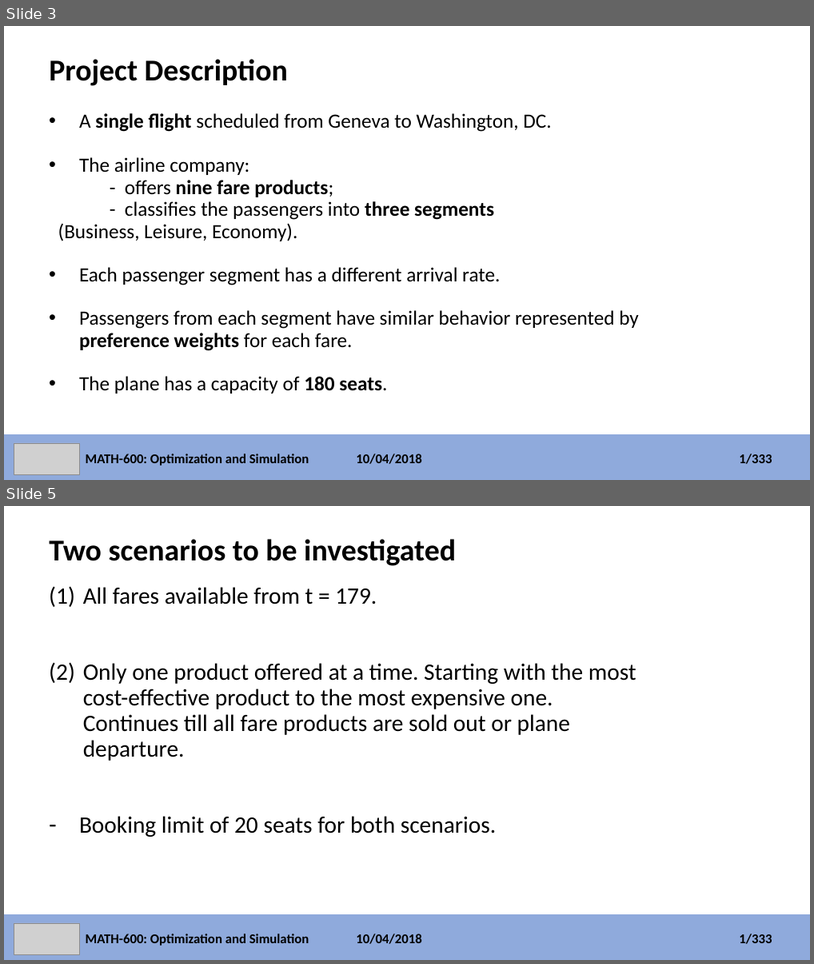
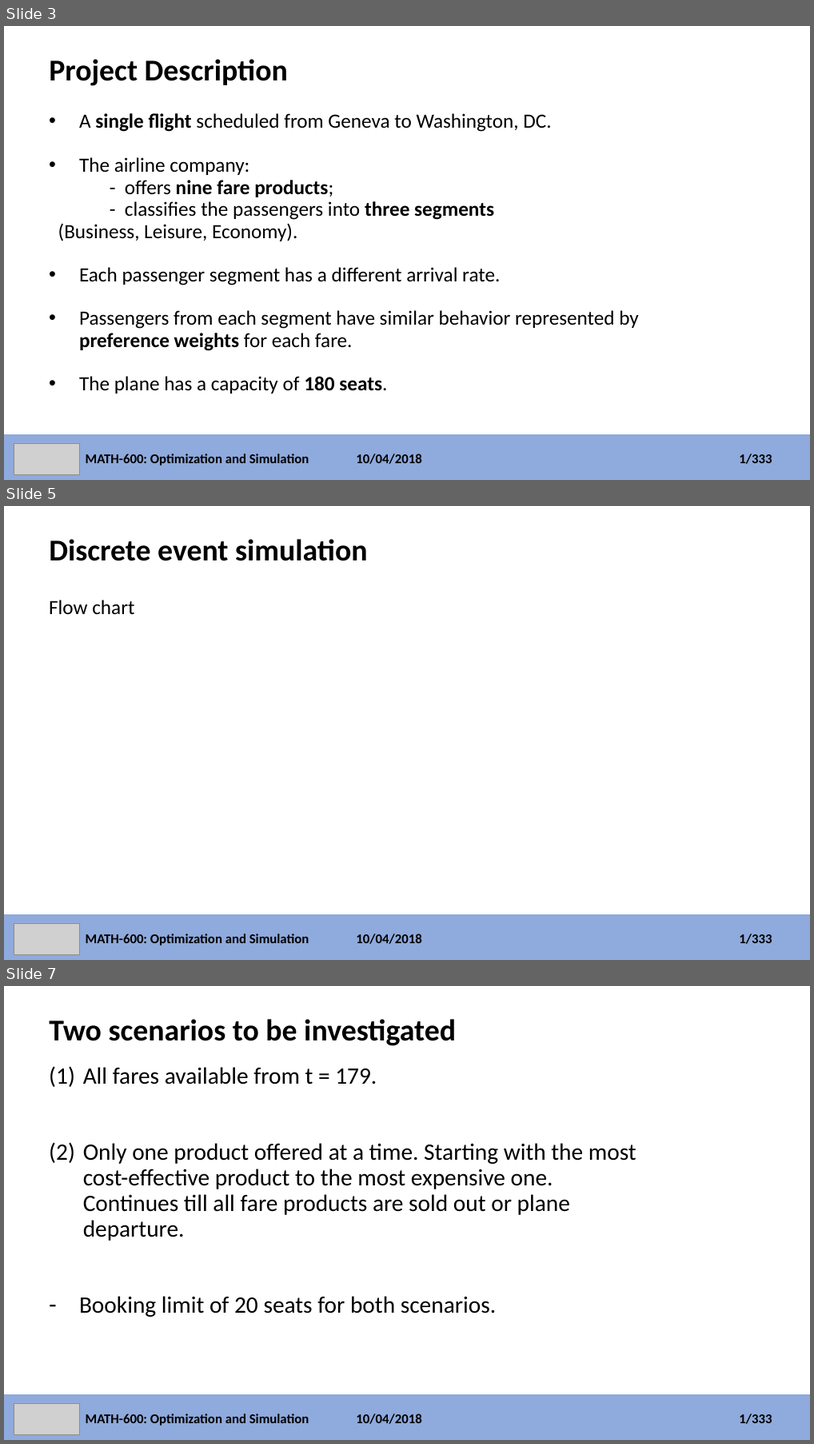
Before and after one commit to faymanns/simulation_and_optimization, a slide deck: simulation_project.pptx. Shown one above the other, each under a label of ours: slides 3 and 5 before the commit, slides 3, 5 and 7 after it; the slides between them are not shown. The pictures are 814x964 and 814x1444 pixels, drawn with LibreOffice and Linux fonts; fonts in the diff are those of the drawing; grey boxes stand for pictures. Boxes give left, top, right and bottom in pixels: in the first picture for what was removed or moved away, otherwise in the second. Text is boxed around its words. In the diff, an @@ line names an element or a change of style, - is before the commit and + after.

```diff
--- a/simulation_project.pptx
+++ b/simulation_project.pptx
@@ slide 5 added at (x1=4, y1=506, x2=810, y2=960), background #FFFFFF; not listed: 1 template element that a slide beside it also shows @@
@@ title added at (x1=49, y1=539, x2=368, y2=561), 36 pt, text #000000, bold @@
+Discrete event simulation
@@ text added at (x1=49, y1=600, x2=134, y2=615), 24 pt, text #000000 @@
+Flow chart
@@ picture added at (x1=14, y1=923, x2=79, y2=954) @@
@@ text added at (x1=86, y1=933, x2=310, y2=945), 16 pt, text #000000, bold @@
+MATH-600: Optimization and Simulation
@@ text added at (x1=356, y1=933, x2=422, y2=944), 16 pt, text #000000, bold @@
+10/04/2018
@@ text added at (x1=739, y1=933, x2=772, y2=944), 16 pt, text #000000, bold @@
+1/333
@@ what was slide 5 is now slide 7 @@
```
Also in this commit, not shown: 8 slides changed, 6 other slides added.
